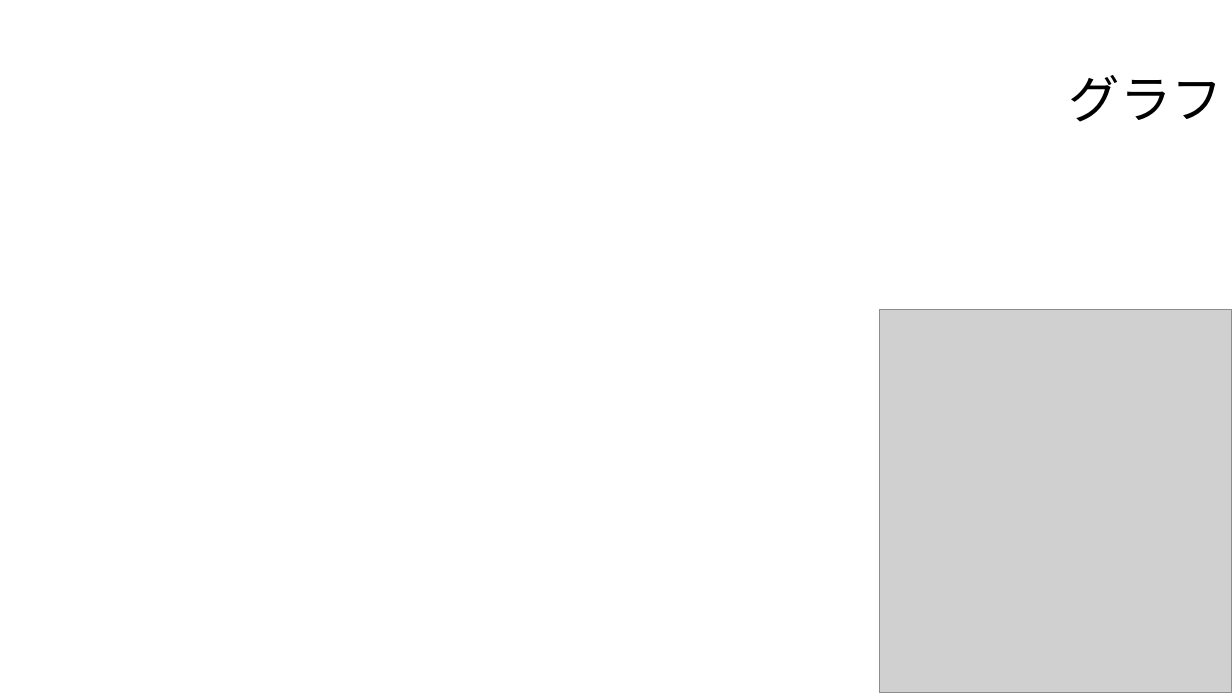
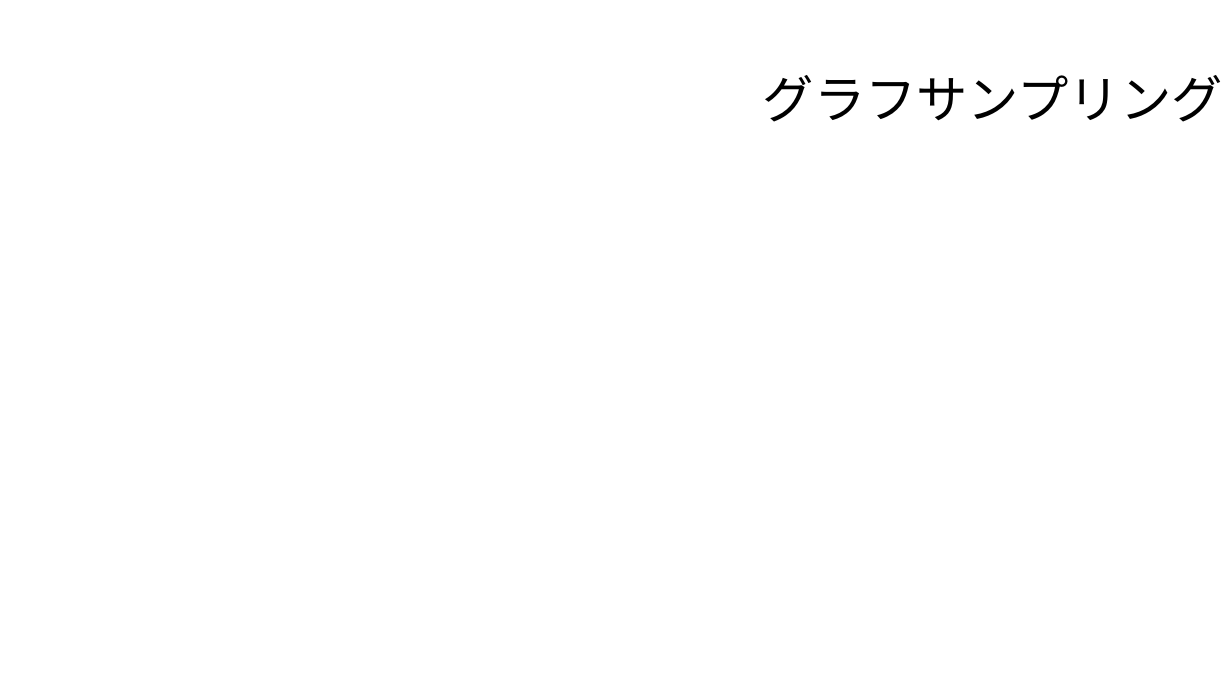
Before and after one commit to hiragaatsuya/trial_shudolab_2019, a slide deck: slide 11 of 第1回スライド.pptx. Drawn at 1232x693 pixels with LibreOffice and Linux fonts; fonts in the diff are those of the drawing; grey boxes stand for pictures; background and template pictures are left out. Boxes give left, top, right and bottom in pixels: in the first picture for what was removed or moved away, otherwise in the second. Text is boxed around its words. In the diff, an @@ line names an element or a change of style, - is before the commit and + after.

```diff
--- a/第1回スライド.pptx
+++ b/第1回スライド.pptx
@@ title at <box>763,75,1223,122</box>: text changed @@
-グラフ
+グラフサンプリング
@@ picture removed at <box>879,310,1232,693</box> @@
```
Also in this commit, not shown: 6 other slides changed, 2 slides added, 5 slides removed, 2 other files.
